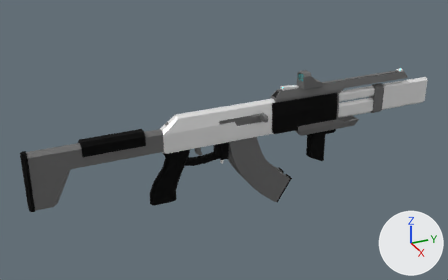
An edit to the Blender file ProtoRifle.blend, drawn before and after from the same camera.
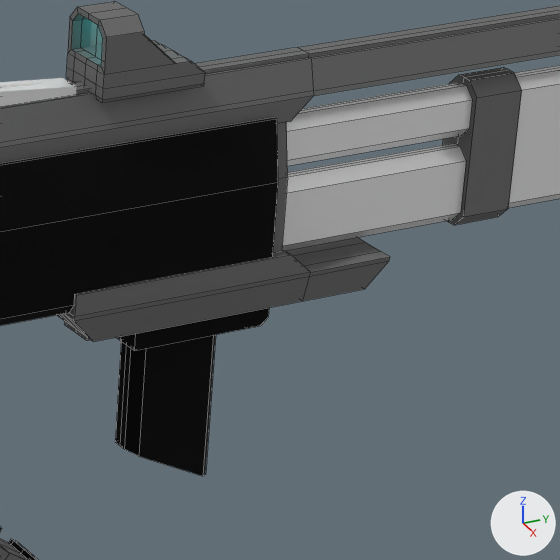
The first picture shows the older version from a camera (50 mm lens) standing at (31.02, -11.98, 14.38) and looking at (-0.83, 2.35, -1.55). The close-ups show both versions on the part from 63% to 87% of the width and 25% to 63% of the height of that picture. The lights are fixed; the arrows at lower right show +X, +Y and +Z. The close-ups show mesh edges as thin lines.

Before the edit, the objects in view are built like this:
```python
me_holosight = bpy.data.meshes.new('HoloSight')
me_holosight.from_pydata(...)  # 98 vertices, 102 faces; spans x -0.42..0.42, y 7.106..8.5, z 1.445..2.419
# faces by material slot: [96, 4, 2]
me_holosight.materials.append(mat_base)  # grey #777777
me_holosight.materials.append(mat_glow)  # cyan #00ffff
me_holosight.materials.append(mat_sight)  # white #ffffff
me_ironsights = bpy.data.meshes.new('IronSights')
me_ironsights.from_pydata(...)  # 114 vertices, 106 faces; spans x -0.16..0.16, y 5.81..14.8, z 1.49..1.69
# faces by material slot: [102, 4]
me_ironsights.materials.append(mat_slide)  # white #ffffff
me_ironsights.materials.append(mat_glow)  # cyan #00ffff
me_verticalgrip = bpy.data.meshes.new('VerticalGrip')
me_verticalgrip.from_pydata(...)  # 25 vertices, 17 faces; spans x 0.0..0.33, y 7.81..9.75, z -3.97..-1.62
me_verticalgrip.materials.append(mat_handle)  # black #000000
ob_holosight = bpy.data.objects.new('HoloSight', me_holosight)
ob_holosight.location = (0.0, 0.0, 0.0)
ob_ironsights = bpy.data.objects.new('IronSights', me_ironsights)
ob_ironsights.location = (0.0, 0.0, 0.0)
ob_verticalgrip = bpy.data.objects.new('VerticalGrip', me_verticalgrip)
ob_verticalgrip.location = (0.0, 0.0, 0.0)
_m = ob_verticalgrip.modifiers.new('Mirror', 'MIRROR')
_m.use_clip = True
# also in view: 'Barrel' at (0.0, 13.15, -0.15); 'ProtoRifle' at (0.32, 2.75, -1.45)
```
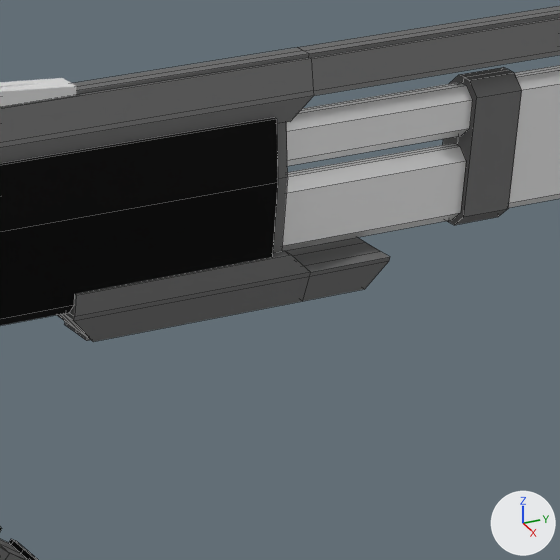
Where the change shows, as pixel boxes [x1, y1, x2, y2] in the close-ups (560 x 560 px):
'VerticalGrip', deleted (black): before [115, 308, 269, 476]
'HoloSight', hidden: before [66, 1, 205, 102]

The change, as a diff of the scene's bpy script:
```diff
--- a/ProtoRifle.blend.py
+++ b/ProtoRifle.blend.py
@@ ob_holosight @@
 ob_holosight.location = (0.0, 0.0, 0.0)
+ob_holosight.hide_set(True)
@@ ob_verticalgrip @@
-ob_verticalgrip = bpy.data.objects.new('VerticalGrip', me_verticalgrip)
-ob_verticalgrip.location = (0.0, 0.0, 0.0)
-_m = ob_verticalgrip.modifiers.new('Mirror', 'MIRROR')
-_m.use_clip = True
```
